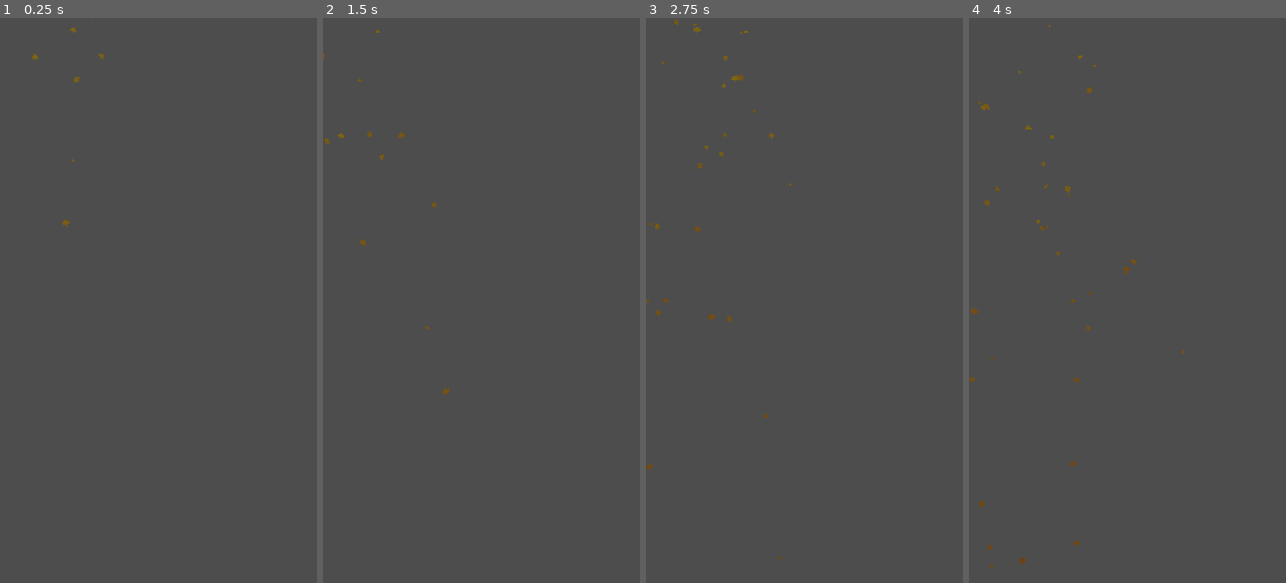
Above: before the commit, frames 1-4 (left to right).
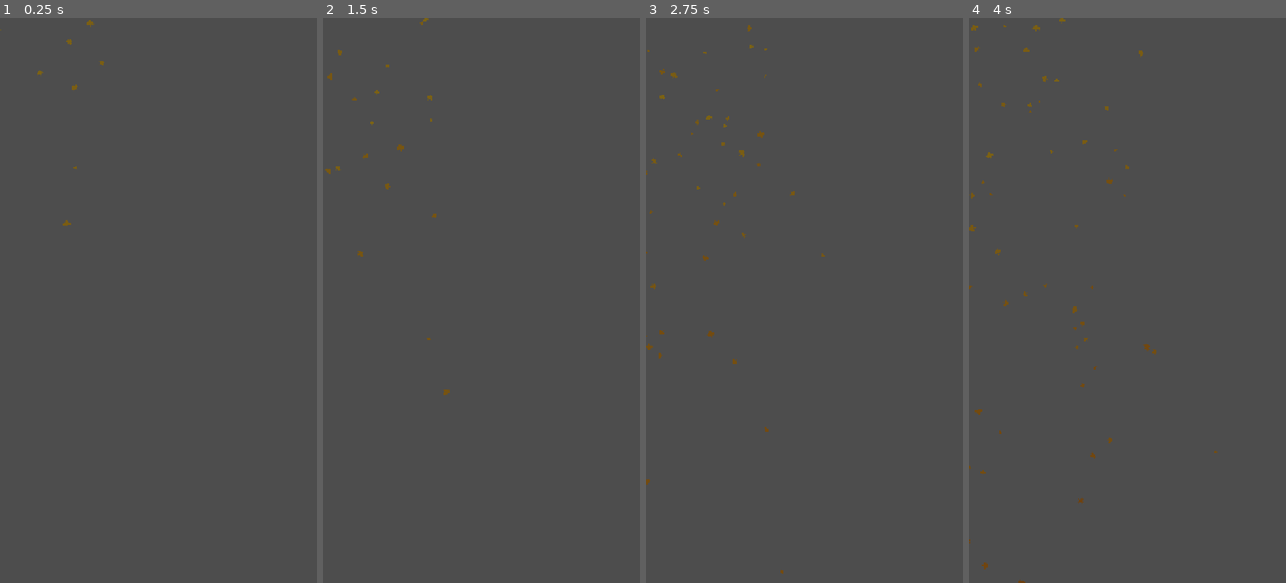
Above: after the commit, the same moments.

Repository: danieljuan6278/Fruit
Game: Godot game, scene res://scene/falling_leaves.tscn
Two runs of this game, one before a commit and one after it. Both use one fixed random seed, a clock stepped at 60 frames per second and the inputs below. This scene is started directly instead of the project's main scene.
Inputs (mouse positions are in pixels of both pictures, inside the frame that each line leads up to):
- Up to frame 1 (0.25 s): no input
- Up to frame 2 (1.5 s): tap Enter at 0.5 s; move the mouse to (551, 272) at 0.52 s; click (551, 272) at 0.67 s; move the mouse to (418, 328) at 1.27 s; click (418, 328) at 1.42 s
- Up to frame 3 (2.75 s): move the mouse to (836, 176) at 2.02 s; click (836, 176) at 2.17 s
- Up to frame 4 (4 s): move the mouse to (1111, 413) at 2.77 s; click (1111, 413) at 2.92 s; move the mouse to (1222, 385) at 3.52 s; click (1222, 385) at 3.67 s

The runs differ from the first frame. In frame 1, 0.1% of the frame differs, in the area x 0-33%, y 0-37%; in frame 2, 0.3%; in frame 3, 0.6%; in frame 4, 0.7%, in the area x 0-79%, y 0-100%.

Commit message:
fixing the scoreing

Diff:
--- a/scene/falling_leaves.tscn
+++ b/scene/falling_leaves.tscn
@@ -7,7 +7,7 @@
 colors = PackedColorArray(1, 0.9, 0.4, 1, 0.9, 0.6, 0.3, 1, 0.7, 0.4, 0.2, 0.8)
 
 [node name="FallingLeaves" type="CPUParticles2D"]
-amount = 90
+amount = 120
 texture = ExtResource("1_leaf")
 lifetime = 6.0
 one_shot = true
--- a/script/game_state.gd
+++ b/script/game_state.gd
@@ -4,13 +4,13 @@
 # Phase progression system
 var current_phase: int = 0
 var phases: Array = ["C", "B", "A", "S", "S+"]
-var phase_targets: Array = [1200, 2400, 3600, 4280, 6000, 0]  # 0 for unlimited in S+
+var phase_targets: Array = [1200, 2400, 3600, 4800, 0]  # Total score ceilings; 0 for unlimited in S+
 var phase_moves: Array = [30, 25, 20, 15, 10]
 
 # Score and moves tracking
 var moves_left: int = 30
 var total_score: int = 0  # Cumulative score across phases
-var phase_score: int = 0  # Score for current phase (resets each phase)
+var phase_score: int = 0  # Progress inside current score band
 var match_count: int = 0  # For combo bonus in S+
 
 # Signals for other systems to listen to
@@ -25,7 +25,7 @@
 
 func reset_phase():
 	"""Reset for new phase"""
-	phase_score = 0
+	phase_score = get_phase_progress()
 	moves_left = phase_moves[current_phase]
 	match_count = 0
 	score_updated.emit(total_score, phase_score)
@@ -34,11 +34,11 @@
 func add_score(points: int) -> bool:
 	"""Add score and return true if phase target reached"""
 	total_score += points
-	phase_score += points
+	phase_score = get_phase_progress()
 	score_updated.emit(total_score, phase_score)
 
 	# Check if phase target reached
-	if current_phase < 4 and phase_score >= phase_targets[current_phase]:
+	if current_phase < 4 and total_score > phase_targets[current_phase]:
 		return true
 	return false
 
@@ -60,8 +60,8 @@
 func check_combo_bonus() -> int:
 	"""Check if combo bonus should be awarded in S+ phase"""
 	var bonus = 0
-	if current_phase == 4 and match_count >= 2:
-		bonus = 1
+	if current_phase == 4 and match_count >= 3:
+		bonus = match_count - 2
 		moves_left += bonus
 		combo_bonus.emit(bonus)
 		moves_updated.emit(moves_left)
@@ -70,7 +70,8 @@
 func advance_phase():
 	"""Move to next phase"""
 	if current_phase < 4:
-		current_phase += 1
+		while current_phase < 4 and total_score > phase_targets[current_phase]:
+			current_phase += 1
 		reset_phase()
 		phase_changed.emit(phases[current_phase], moves_left)
 
@@ -81,8 +82,24 @@
 		"target": phase_targets[current_phase],
 		"moves": moves_left,
 		"total_score": total_score,
-		"phase_score": phase_score
+		"phase_score": get_phase_progress(),
+		"phase_size": get_phase_size()
 	}
+
+func get_phase_floor() -> int:
+	if current_phase <= 0:
+		return 0
+	return phase_targets[current_phase - 1]
+
+func get_phase_size() -> int:
+	if current_phase >= 4:
+		return 1200
+	return phase_targets[current_phase] - get_phase_floor()
+
+func get_phase_progress() -> int:
+	if current_phase >= 4:
+		return 0
+	return clamp(total_score - get_phase_floor(), 0, get_phase_size())
 
 func reset_game():
 	"""Reset entire game"""
--- a/script/ui_manager.gd
+++ b/script/ui_manager.gd
@@ -70,16 +70,7 @@
 
 	# Update progress bar for new phase
 	if progress_bar:
-		var target = 0
-		match phase:
-			"C": target = 1200
-			"B": target = 2200
-			"A": target = 3200
-			"S": target = 4200
-			"S+": target = 999999  # Unlimited
-
-		progress_bar.max_value = target
-		progress_bar.value = 0
+		progress_bar.max_value = 1200
 
 func _on_combo_bonus(bonus_moves: int):
 	"""Show combo bonus feedback"""
@@ -127,4 +118,5 @@
 		if moves_label:
 			moves_label.text = "Moves: " + str(info["moves"])
 		if progress_bar:
+			progress_bar.max_value = info["phase_size"]
 			progress_bar.value = info["phase_score"]
